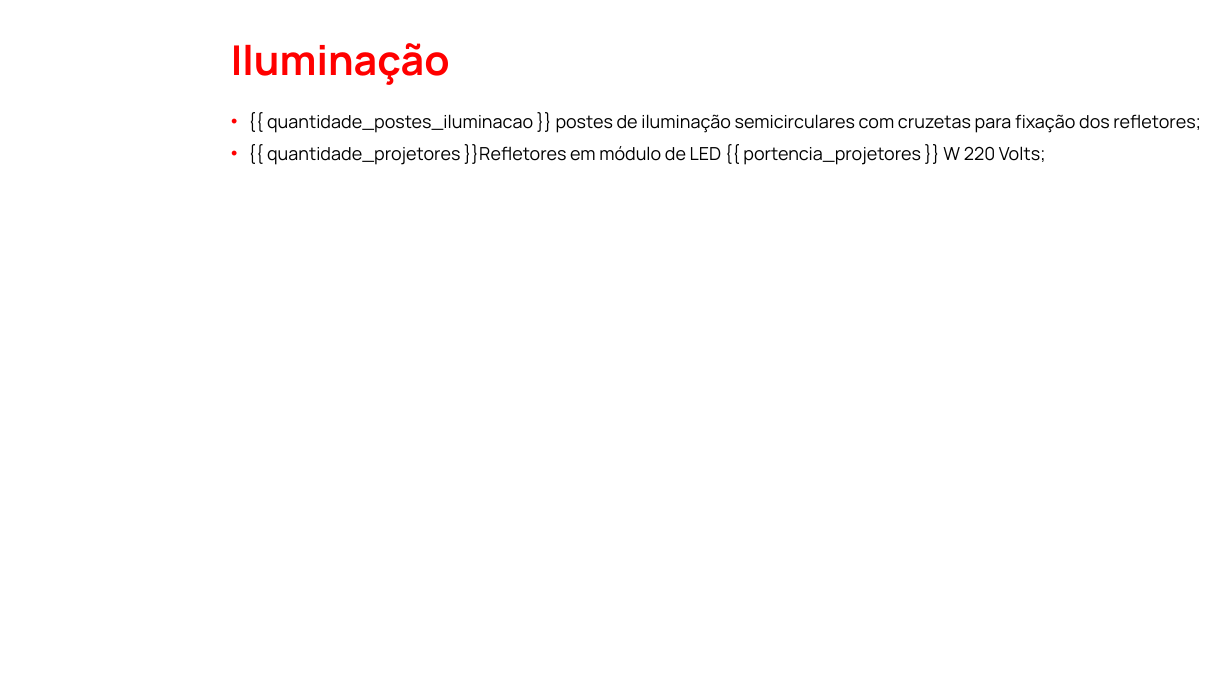
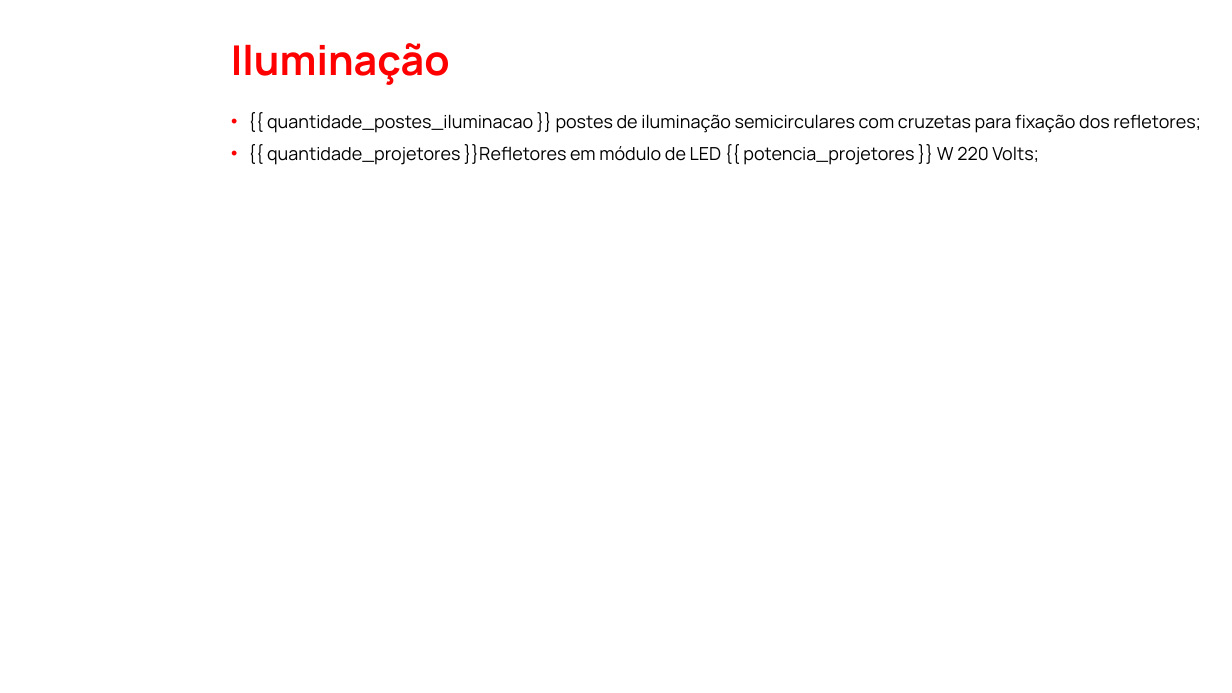
Before and after one commit to LeoDosPisos/Playpiso-Intranet, a slide deck: slide 1 of Backend/services/pptx-generator-service/slides/padel/secao_iluminacao.pptx. Drawn at 1232x693 pixels with LibreOffice and Linux fonts; fonts in the diff are those of the drawing. Boxes give left, top, right and bottom in pixels: in the first picture for what was removed or moved away, otherwise in the second. Text is boxed around its words. In the diff, an @@ line names an element or a change of style, - is before the commit and + after.

```diff
--- a/Backend/services/pptx-generator-service/slides/padel/secao_iluminacao.pptx
+++ b/Backend/services/pptx-generator-service/slides/padel/secao_iluminacao.pptx
@@ text at box(267, 144, 1039, 165): text changed @@
-• {{ quantidade_projetores }}Refletores em módulo de LED {{ portencia_projetores }} W 220 Volts;
+• {{ quantidade_projetores }}Refletores em módulo de LED {{ potencia_projetores }} W 220 Volts;
```
Also in this commit, not shown: 32 other files.
